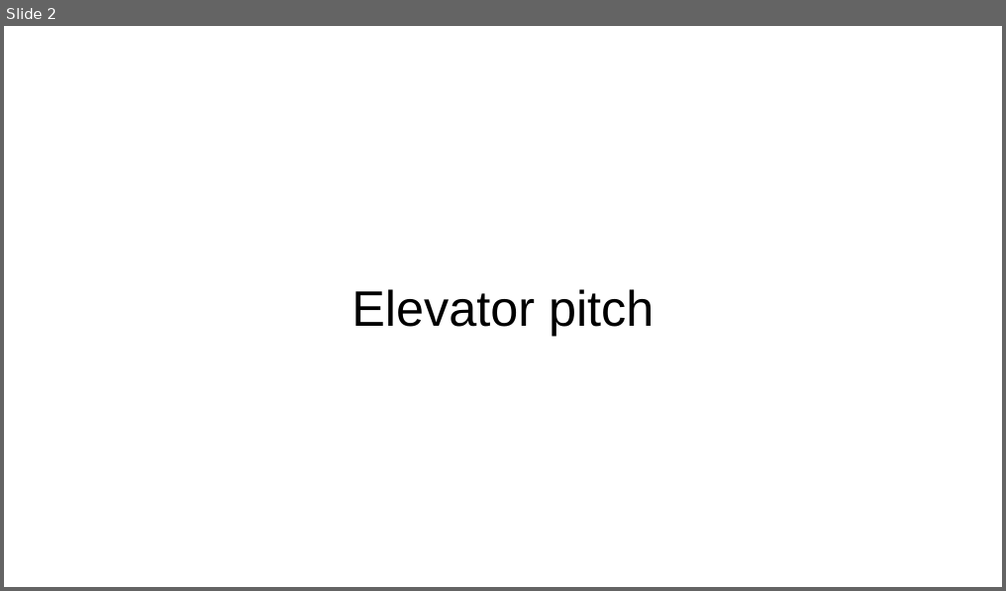
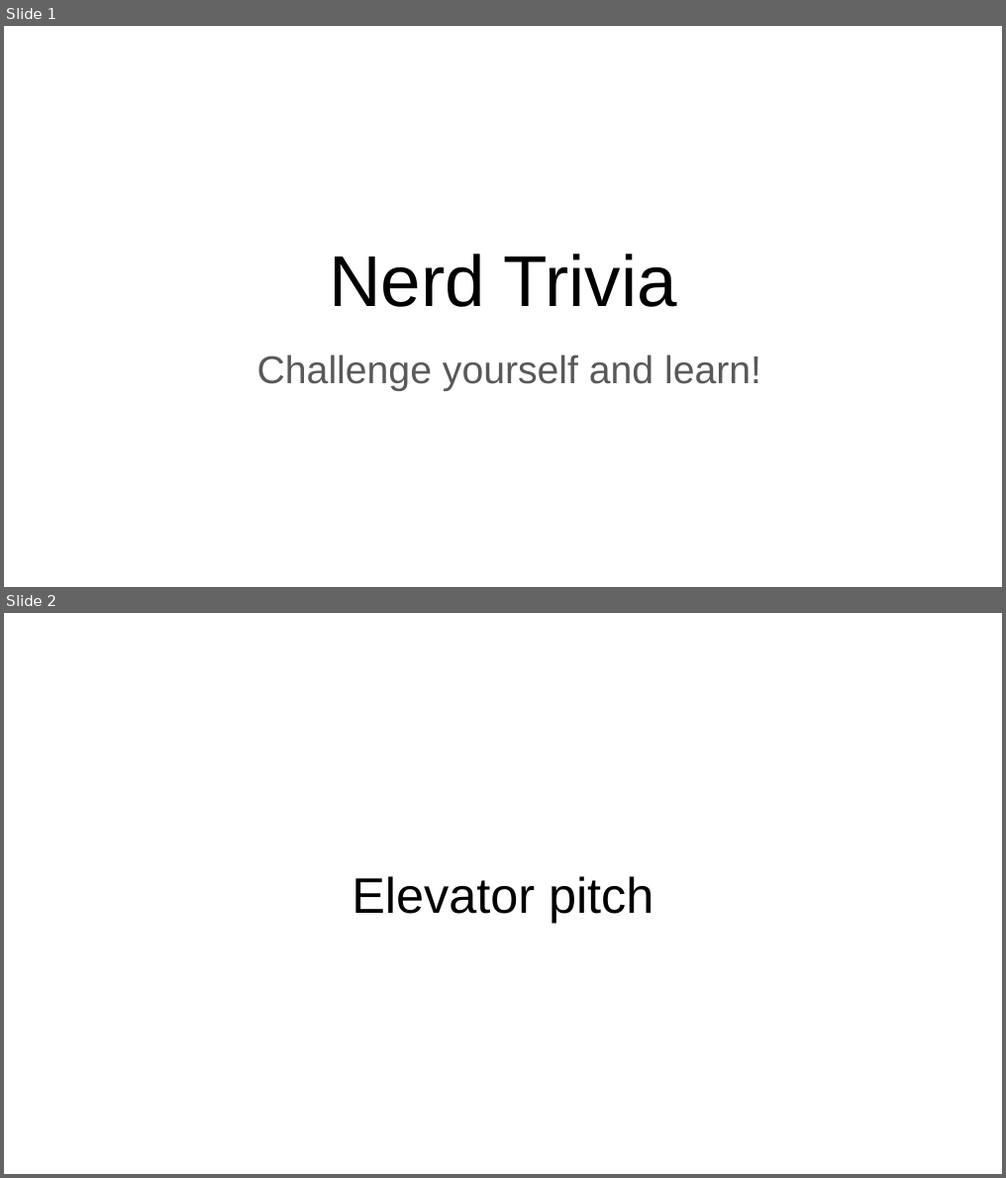
Before and after one commit to clintsrc/nerd-trivia, a slide deck: assets/slides/Project Presentation.pptx. Shown one above the other, each under a label of ours: slide 2 before the commit, slides 1 and 2 after it. The pictures are 1006x591 and 1006x1178 pixels, drawn with LibreOffice and Linux fonts; fonts in the diff are those of the drawing. Boxes give left, top, right and bottom in pixels: in the first picture for what was removed or moved away, otherwise in the second. Text is boxed around its words. In the diff, an @@ line names an element or a change of style, - is before the commit and + after.

```diff
--- a/assets/slides/Project Presentation.pptx
+++ b/assets/slides/Project Presentation.pptx
@@ slide 1 added at (4,26,1002,587), background #FFFFFF @@
@@ title added at (329,254,677,307), 52 pt, text #000000 @@
+Nerd Trivia
@@ subtitle added at (257,355,761,391), 28 pt, text #595959 @@
+Challenge yourself and learn!
```
Also in this commit, not shown: 4 slides changed, 1 slide removed.
